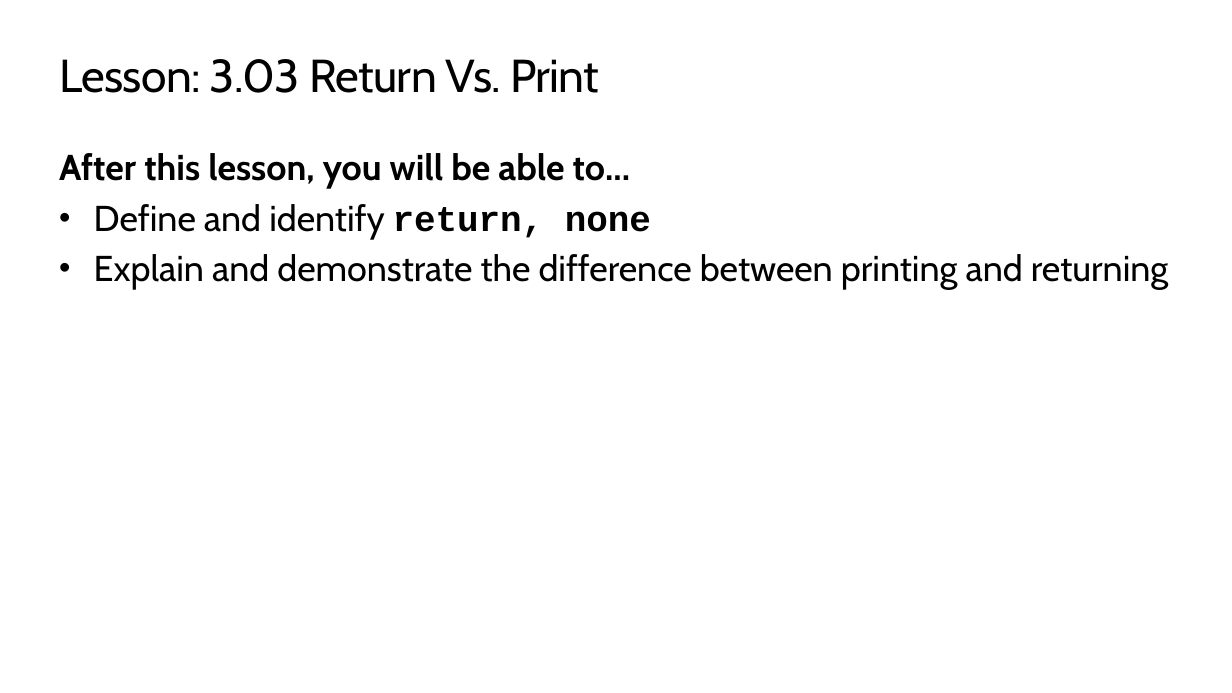
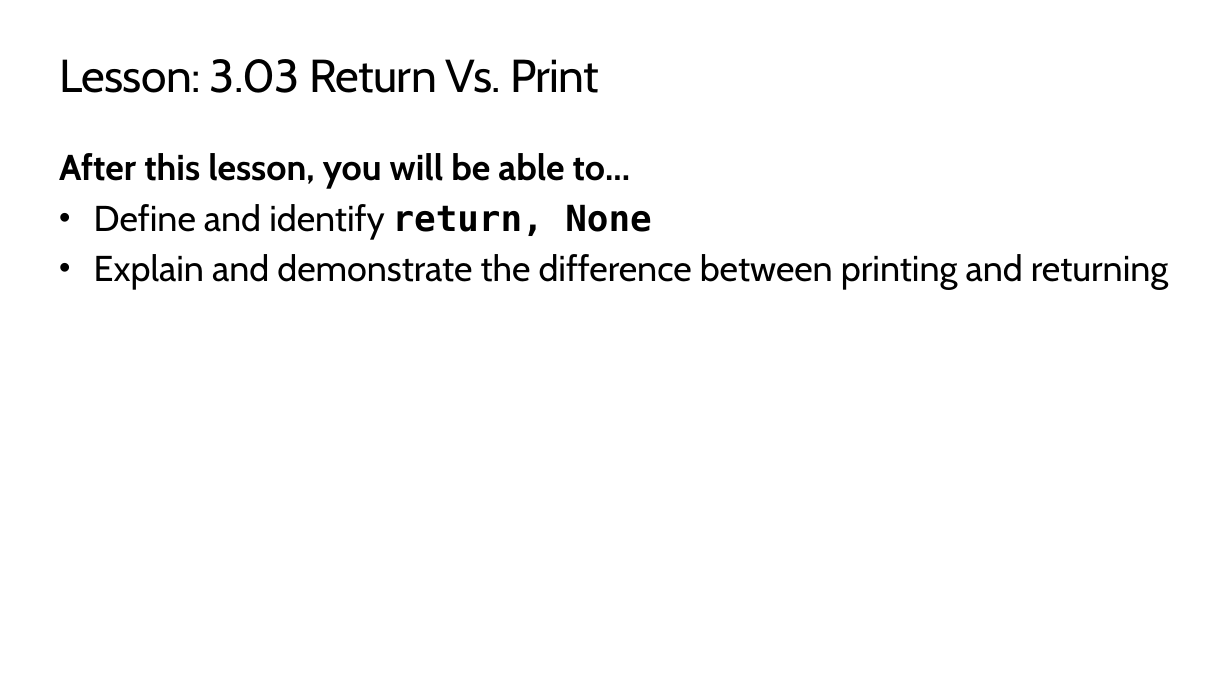
Before and after one commit to TEALSK12/2nd-semester-introduction-to-computer-science, a slide deck: slide 2 of units/3_unit/slidedecks/Intro Python 3.03 TEALS.pptx. Drawn at 1232x693 pixels with LibreOffice and Linux fonts; fonts in the diff are those of the drawing; background and template pictures are left out. Boxes give left, top, right and bottom in pixels: in the first picture for what was removed or moved away, otherwise in the second. Text is boxed around its words. In the diff, an @@ line names an element or a change of style, - is before the commit and + after.

```diff
--- a/units/3_unit/slidedecks/Intro Python 3.03 TEALS.pptx
+++ b/units/3_unit/slidedecks/Intro Python 3.03 TEALS.pptx
@@ text at <box>94,204,651,240</box>: text changed @@
-• Define and identify return, none
+• Define and identify return, None
```
Also in this commit, not shown: 10 other slides changed, 18 other files.
